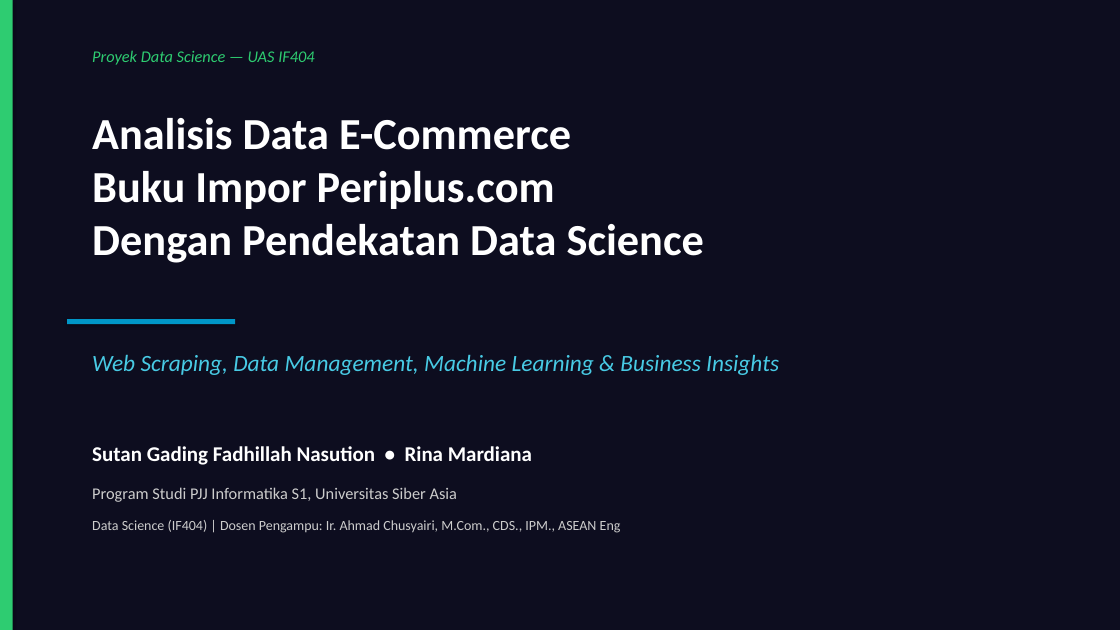
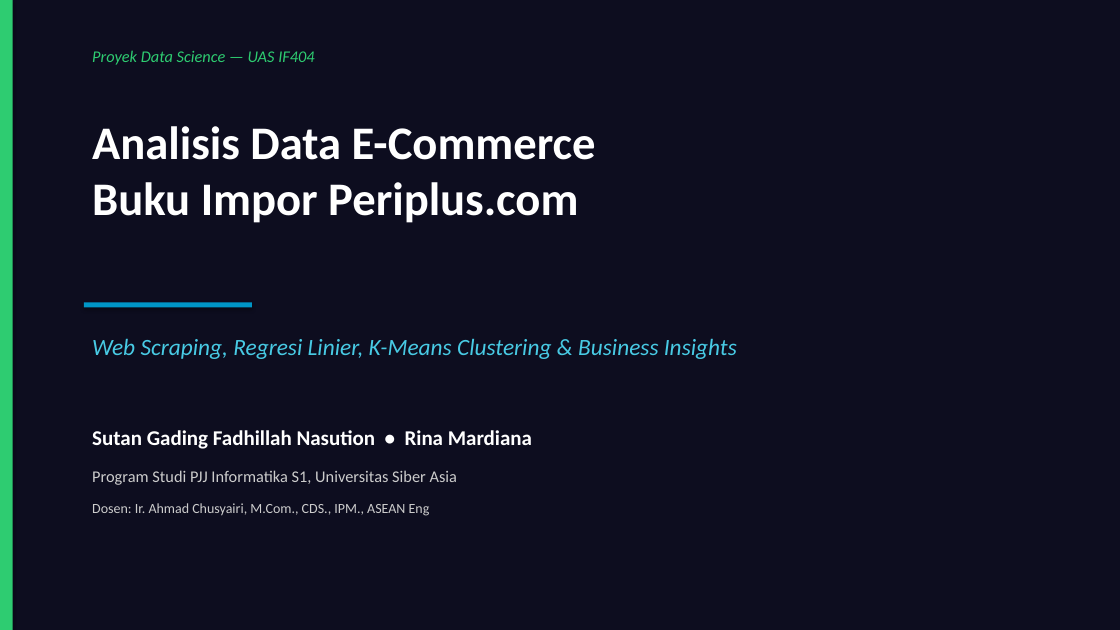
Before and after one commit to gadingnst/project-data-science, a slide deck: slide 1 of uas/presentasi_proyek.pptx. Drawn at 1120x630 pixels with LibreOffice and Linux fonts; fonts in the diff are those of the drawing. Boxes give left, top, right and bottom in pixels: in the first picture for what was removed or moved away, otherwise in the second. Text is boxed around its words. In the diff, an @@ line names an element or a change of style, - is before the commit and + after.

Commit message:
feat(uas): revamp 2 PPTs with distinct themes + presentation scripts
PPT Gading (dark theme, 11 slides):
- Web scraping, statistik deskriptif, regresi linier, k-Means clustering
- Business insights & rekomendasi

PPT Rina (white/light theme, 11 slides):
- Latar belakang, CRISP-DM, data cleaning, korelasi Pearson
- Klasifikasi DT/RF, Big Data 5V

Scripts:
- skrip_presentasi_gading.md (Zoom recording cheatsheet)
- skrip_presentasi_rina.md (Zoom recording cheatsheet)

```diff
--- a/uas/presentasi_proyek.pptx
+++ b/uas/presentasi_proyek.pptx
@@ text at (x1=92, y1=126, x2=596, y2=223): text changed; size 38 to 40 pt @@
-Analisis Data E-Commerce
-Buku Impor Periplus.com
-Dengan Pendekatan Data Science
+Analisis Data E-Commerce
+Buku Impor Periplus.com
@@ rectangle moved from (x1=67, y1=319, x2=235, y2=324) to (x1=84, y1=302, x2=252, y2=308) @@
@@ text at (x1=92, y1=339, x2=737, y2=359): text changed @@
-Web Scraping, Data Management, Machine Learning & Business Insights
+Web Scraping, Regresi Linier, K-Means Clustering & Business Insights
@@ text "Sutan Gading Fadhillah Nasution • ..." moved from (x1=92, y1=446, x2=532, y2=465) to (x1=92, y1=430, x2=532, y2=449) @@
@@ text "Program Studi PJJ Informatika S1, ..." moved from (x1=92, y1=487, x2=457, y2=502) to (x1=92, y1=470, x2=457, y2=485) @@
@@ text at (x1=92, y1=503, x2=430, y2=516): text changed @@
-Data Science (IF404) | Dosen Pengampu: Ir. Ahmad Chusyairi, M.Com., CDS., IPM., ASEAN Eng
+Dosen: Ir. Ahmad Chusyairi, M.Com., CDS., IPM., ASEAN Eng
```
Also in this commit, not shown: 7 other slides changed, 3 slides added, 5 slides removed, 3 other files.
